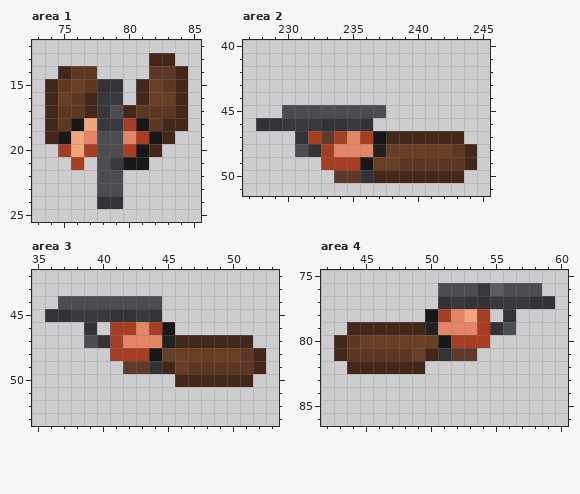
Two versions of one pixel-art file, src/concept/sprite/amadixgun3.aseprite. The picture above was drawn from the file before the commit.
512x512 pixels, 1 frame. Colours within 5 levels of each other are drawn and written as one. Shown: area 1: x 73..85, y 12..25; area 2: x 227..245, y 40..51; area 3: x 35..53, y 42..53; area 4: x 42..60, y 75..86. The commit also changed other parts of the picture, which this record leaves out.
Once edited:
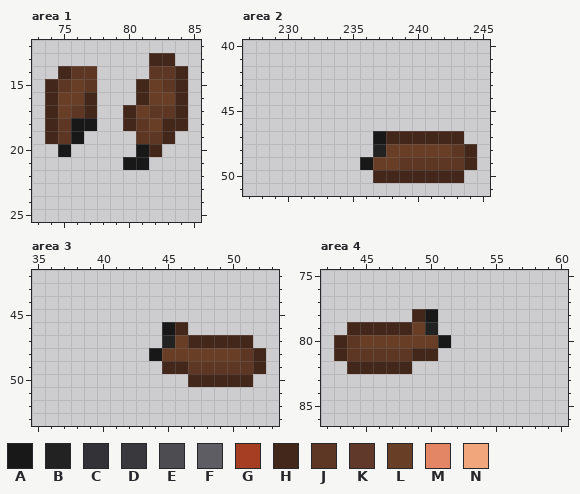
Palette (. is transparent): A #181819  B #222223  C #333337  D #39393d  E #4c4c51  F #5d5d63  G #a63e24  H #43271b  J #5e3724  K #60392a  L #693e27  M #e38666  N #f1a67b
Difference:
layer "Layer 1" now hidden
layer "arm" now shown
Area 1:
Colour G gives way to colour A in row 20 at x 75.
Colour N gives way to colour A in row 18 at x 77; in row 19 at x 76.
Colour G gives way to colour H in row 18 at x 80.
Colour A gives way to colour J in row 18 at x 81; in row 19 at x 75 and 82.
Colour G gives way to colour J in row 19 at x 81.
Colour J gives way to colour L in row 16 at x 76; in row 17 at x 75 and 81; in row 18 at x 82.
The edit erases colour C in row 15 at x 78 to 79; in row 24 at x 78 to 79.
The edit erases colour D in row 16 at x 78 to 79; in row 17 at x 78; in row 18 at x 78 to 79; in row 21 at x 79.
The edit erases colour E in row 17 at x 79; in rows 19 to 20 at x 78 to 79; in row 21 at x 78; in rows 22 to 23 at x 78 to 79.
The edit erases colour G in row 20 at x 77 and 80; in row 21 at x 76.
The edit erases colour M in row 19 at x 77 and 80.
The edit erases colour N in row 20 at x 76.
Area 2:
The edit erases colour C in row 46 at x 228 to 229, 233 to 234 and 236; in row 47 at x 231; in row 48 at x 232; in row 50 at x 236.
The edit erases colour D in row 46 at x 230 to 232 and 235.
The edit erases colour E in row 45 at x 230 to 237; in row 48 at x 231.
The edit erases colour G in row 47 at x 232, 234 and 236; in row 48 at x 233; in row 49 at x 233 to 235.
The edit erases colour K in row 47 at x 233; in row 50 at x 234 to 235.
The edit erases colour M in row 47 at x 235; in row 48 at x 234 to 236.
Area 3:
The edit adds colour H in row 46 at x 46.
Colour L gives way to colour H in row 49 at x 46.
Colour H gives way to colour L in row 47 at x 46.
The edit erases colour C in row 45 at x 36 to 37, 41 to 42 and 44; in row 46 at x 39; in row 47 at x 40; in row 49 at x 44.
The edit erases colour D in row 45 at x 38 to 40 and 43.
The edit erases colour E in row 44 at x 37 to 44; in row 47 at x 39.
The edit erases colour G in row 46 at x 41 to 42 and 44; in row 47 at x 41; in row 48 at x 41 to 43.
The edit erases colour H in row 50 at x 46.
The edit erases colour K in row 49 at x 42 to 43.
The edit erases colour M in row 46 at x 43; in row 47 at x 42 to 44.
Area 4:
The edit adds colour H in row 78 at x 49.
Colour L gives way to colour H in row 81 at x 49.
Colour H gives way to colour L in row 79 at x 49.
The edit erases colour C in row 77 at x 51, 53 to 54 and 58 to 59; in row 78 at x 56; in row 79 at x 55; in row 81 at x 51.
The edit erases colour D in row 76 at x 54; in row 77 at x 52 and 55 to 57.
The edit erases colour E in row 76 at x 51 to 53 and 56 to 58; in row 79 at x 56.
The edit erases colour F in row 76 at x 55.
The edit erases colour G in row 78 at x 51 and 54; in row 79 at x 54; in row 80 at x 52 to 54.
The edit erases colour H in row 82 at x 49.
The edit erases colour K in row 81 at x 52 to 53.
The edit erases colour M in row 78 at x 52; in row 79 at x 51 to 53.
The edit erases colour N in row 78 at x 53.
